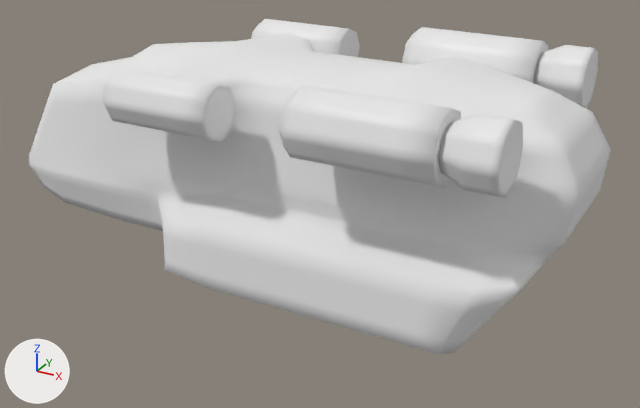
The Blender file trunk/data/models/vehicles/troopshuttle/troopshuttle.blend: old version first, new version second.
Both versions are drawn from a 50 mm camera at (5.34, -9.43, 4.33) aimed at (0.44, -0.53, -0.12). Every picture has the same lights, and +X, +Y and +Z are marked at lower left.
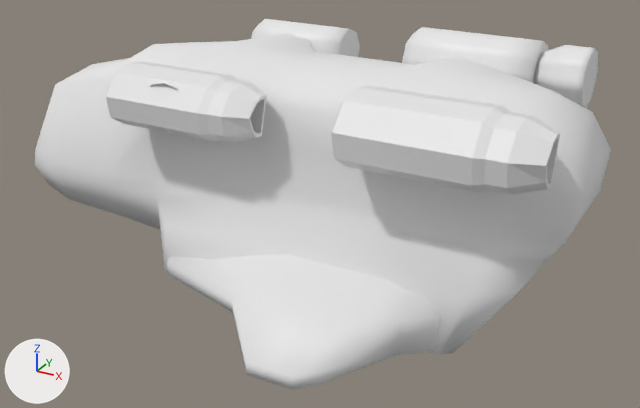
Boxes (x1, y1, x2, y2) around the edits, measured in the pictures (640 x 408 px; the box of a moved part takes in the faces that stretch with it):
'Cube.001', reshaped, modifiers changed: before (29, 33, 611, 354); after (34, 33, 611, 354)
'Cube', added: after (167, 254, 440, 390)
'Cube.004', added: after (331, 86, 560, 195)
'Cylinder', hidden: before (278, 85, 523, 198)
'Cube.002', added: after (106, 61, 267, 142)
'Cylinder.004', hidden: before (103, 68, 237, 142)
part 1 of me_cube_001, moved or reshaped: before (29, 61, 166, 258); after (34, 61, 166, 268)

Diff of the bpy script that builds the scene:
```diff
--- a/trunk/data/models/vehicles/troopshuttle/troopshuttle.blend.py
+++ b/trunk/data/models/vehicles/troopshuttle/troopshuttle.blend.py
@@ me_cube_001 @@
 me_cube_001.from_pydata(...)  # 162 vertices, 154 faces; spans x -3.68..3.68, y -1.35..1.35, z -1.57..1.57
 # used by ob_cube_001; location = (0.023, -0.461, 0.427); rotation_euler = (1.571, 0.0, 0.0), in degrees (90, 0, 0)
-me_cube_001.vertices[113].co = (-1.32, -0.94, 1.0)
-me_cube_001.vertices[119].co = (-3.53, -0.43, 1.04)
-me_cube_001.vertices[122].co = (-3.34, -0.72, 1.01)
-me_cube_001.vertices[123].co = (-3.53, -0.3, 1.02)
-me_cube_001.vertices[124].co = (-3.12, 0.7, 0.83)
-me_cube_001.vertices[125].co = (-2.99, -0.89, 1.0)
-me_cube_001.vertices[126].co = (-2.03, -0.94, 1.0)
+# me_cube_001 part 1
+me_cube_001.vertices[113].co = (-1.31, -0.94, 1.0)
+me_cube_001.vertices[119].co = (-3.49, -0.44, 0.98)  # pixel (34, 164)
+me_cube_001.vertices[122].co = (-3.34, -0.72, 0.93)  # pixel (48, 184)
+me_cube_001.vertices[123].co = (-3.48, -0.24, 0.95)  # pixel (34, 150)
+me_cube_001.vertices[124].co = (-3.08, 0.7, 0.83)  # pixel (55, 84)
+me_cube_001.vertices[125].co = (-2.97, -0.85, 0.95)  # pixel (68, 199)
+me_cube_001.vertices[126].co = (-2.05, -0.9, 0.95)  # pixel (121, 216)
 me_cube_001.materials.append(mat_material_001)
@@ me_cube @@
+me_cube.from_pydata(...)  # 50 vertices, 44 faces; spans x -1.84..1.67, y -2.93..2.93, z -0.45..0.45
+me_cube.polygons.foreach_set('use_smooth', [True] * 44)
+me_cube.materials.append(mat_troopshuttle_texture)  # its picture is missing
@@ me_cube_002 @@
+me_cube_002.from_pydata(...)  # 81 vertices, 80 faces; spans x -0.41..0.22, y -0.22..0.51, z -0.69..1.19
@@ ob_cylinder @@
 _m = ob_cylinder.modifiers.new('Subdivision', 'SUBSURF')
 _m.render_levels = 3
+ob_cylinder.hide_set(True)  # its collection is switched off
@@ ob_cylinder_004 @@
 ob_cylinder_004.rotation_euler = (1.571, 0.0, 1.571)  # degrees (90, 0, 90)
-_m = ob_cylinder_004.modifiers.new('Subdivision', 'SUBSURF')
+_m = ob_cylinder_004.modifiers.new('Subsurf', 'SUBSURF')
 _m.subdivision_type = 'SIMPLE'
 _m.render_levels = 3
+ob_cylinder_004.hide_set(True)  # its collection is switched off
@@ ob_cube_001 @@
 ob_cube_001.rotation_euler = (1.571, 0.0, 0.0)  # degrees (90, 0, 0)
-_m = ob_cube_001.modifiers.new('Subdivision', 'SUBSURF')
-_m.subdivision_type = 'SIMPLE'
-_m.levels = 3
-_m.render_levels = 4
@@ ob_cube @@
+ob_cube = bpy.data.objects.new('Cube', me_cube)
+ob_cube.location = (0.96, -0.465, -0.437)
@@ ob_cube_002 @@
+ob_cube_002 = bpy.data.objects.new('Cube.002', me_cube_002)
+ob_cube_002.location = (-0.858, -1.672, 1.187)
+ob_cube_002.rotation_euler = (1.571, 0.232, 1.571)  # degrees (90, 13, 90)
@@ ob_cube_004 @@
+ob_cube_004 = bpy.data.objects.new('Cube.004', me_cube_002.copy())
+ob_cube_004.location = (2.178, -1.661, 1.229)
+ob_cube_004.rotation_euler = (1.571, 0.232, 1.571)  # degrees (90, 13, 90)
+ob_cube_004.scale = (1.13, 1.13, 1.13)
```
